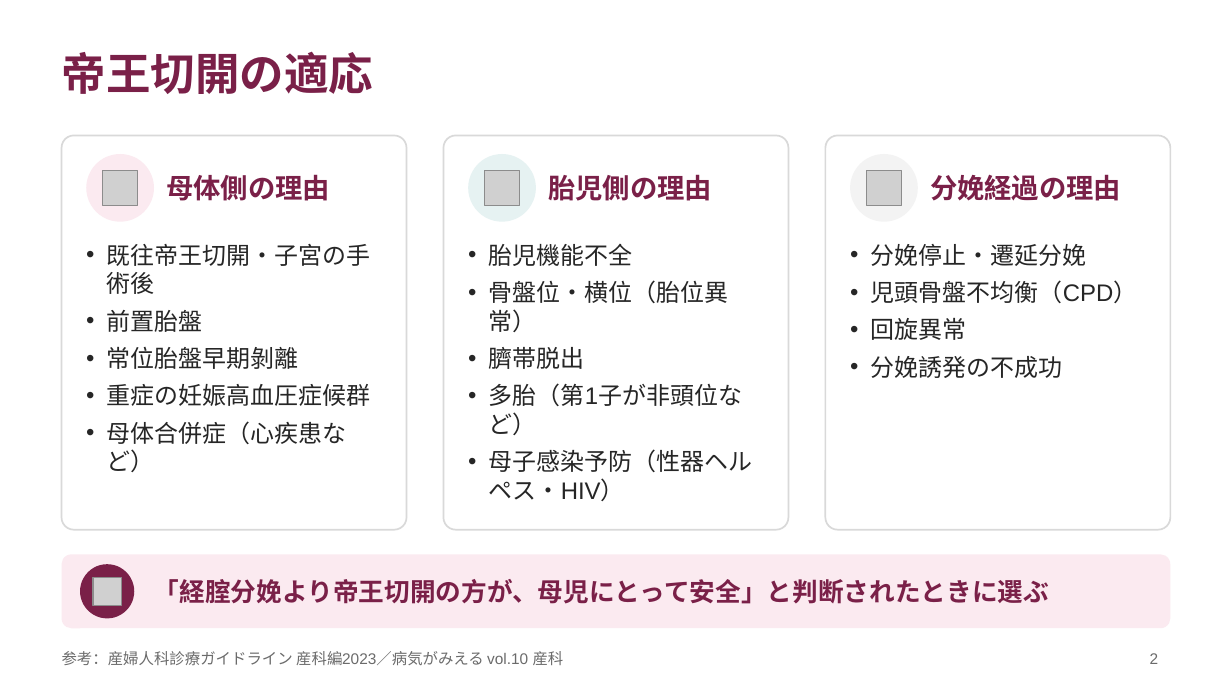
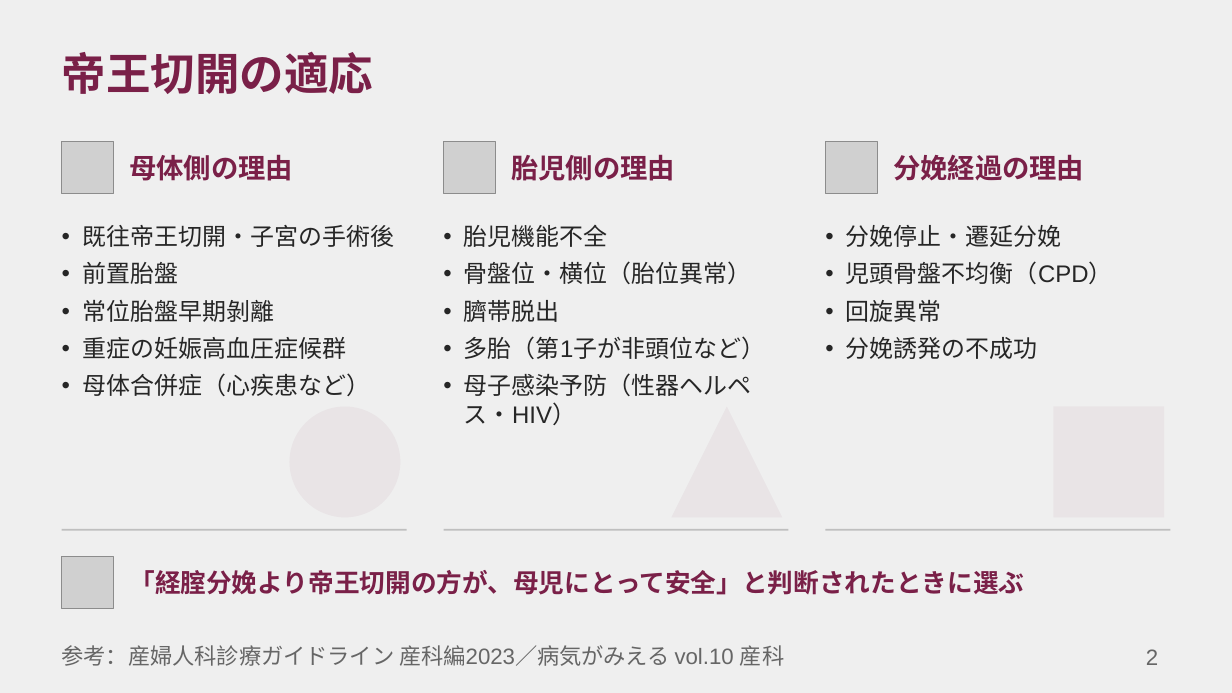
Before and after one commit to TNagate/boat-notify-render, a slide deck: slide 2 of slides/⑤帝王切開.pptx. Drawn at 1232x693 pixels with LibreOffice and Linux fonts; fonts in the diff are those of the drawing; grey boxes stand for pictures. Boxes give left, top, right and bottom in pixels: in the first picture for what was removed or moved away, otherwise in the second. Text is boxed around its words. In the diff, an @@ line names an element or a change of style, - is before the commit and + after.

```diff
--- a/slides/⑤帝王切開.pptx
+++ b/slides/⑤帝王切開.pptx
@@ background #FFFFFF to #EFEFEF @@
@@ picture: place and size @@
-picture at bbox=[102, 170, 138, 206]
+picture at bbox=[62, 142, 113, 193]
@@ rounded rectangle removed at bbox=[62, 136, 407, 530] @@
@@ text "母体側の理由": place and size @@
-text "母体側の理由" at bbox=[166, 174, 330, 201]
+text "母体側の理由" at bbox=[129, 154, 293, 181]
@@ picture: place and size @@
-picture at bbox=[484, 170, 520, 206]
+picture at bbox=[444, 142, 495, 193]
@@ rounded rectangle removed at bbox=[444, 136, 788, 530] @@
@@ text "胎児側の理由": place and size @@
-text "胎児側の理由" at bbox=[548, 174, 712, 201]
+text "胎児側の理由" at bbox=[511, 154, 675, 181]
@@ rounded rectangle removed at bbox=[825, 136, 1170, 530] @@
@@ picture added at bbox=[825, 142, 877, 193] @@
@@ text "分娩経過の理由": place and size @@
-text "分娩経過の理由" at bbox=[930, 174, 1121, 201]
+text "分娩経過の理由" at bbox=[893, 154, 1084, 181]
@@ ellipse removed at bbox=[86, 154, 154, 222] @@
@@ ellipse removed at bbox=[468, 154, 536, 222] @@
@@ ellipse removed at bbox=[850, 154, 918, 222] @@
@@ picture removed at bbox=[866, 170, 902, 206] @@
@@ text "既往帝王切開・子宮の手術後" rewrapped from bbox=[107, 244, 371, 472] to bbox=[82, 225, 394, 396] @@
@@ text "胎児機能不全" rewrapped from bbox=[489, 244, 753, 501] to bbox=[464, 225, 765, 425] @@
@@ text "分娩停止・遷延分娩": place and size @@
-text "分娩停止・遷延分娩" at bbox=[871, 244, 1138, 378]
+text "分娩停止・遷延分娩" at bbox=[846, 225, 1113, 359]
@@ ellipse added at bbox=[290, 407, 400, 517], fill #7A2048 at 5% opacity @@
@@ triangle added at bbox=[671, 407, 782, 517], fill #7A2048 at 5% opacity @@
@@ rectangle added at bbox=[1053, 407, 1164, 517], fill #7A2048 at 5% opacity @@
@@ line added from (62, 530) to (407, 530), #BFBFBF 1 pt @@
@@ line added from (444, 530) to (788, 530), #BFBFBF 1 pt @@
@@ line added from (825, 530) to (1170, 530), #BFBFBF 1 pt @@
@@ rounded rectangle removed at bbox=[62, 554, 1170, 628] @@
@@ picture added at bbox=[62, 557, 113, 609] @@
@@ ellipse removed at bbox=[80, 564, 134, 618] @@
@@ text "「経腟分娩より帝王切開の方が、母児にとって安全」と判断されたときに選ぶ": place and size @@
-text "「経腟分娩より帝王切開の方が、母児にとって安全」と判断されたときに選ぶ" at bbox=[154, 579, 1049, 604]
+text "「経腟分娩より帝王切開の方が、母児にとって安全」と判断されたときに選ぶ" at bbox=[129, 570, 1024, 595]
@@ picture removed at bbox=[94, 578, 122, 606] @@
@@ text "参考：産婦人科診療ガイドライン 産科編2023／病気がみえる vol.10 産科" at bbox=[62, 645, 784, 666]: size 9 to 13 pt, text colour #6B6B6B to #666666 @@
@@ page number at bbox=[1146, 649, 1158, 665]: size 9 to 13 pt, text colour #6B6B6B to #666666 @@
```
Also in this commit, not shown: 4 other slides changed.
